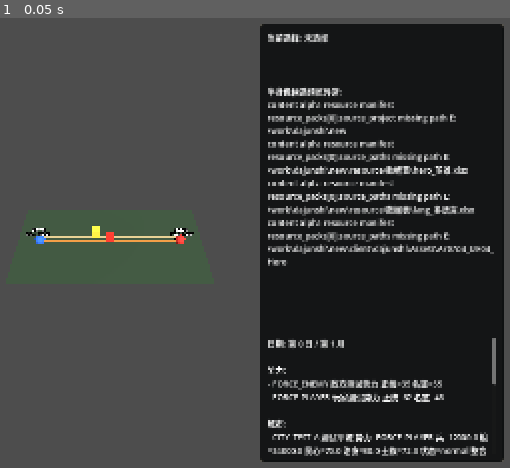
Above: before the commit, frame 1.
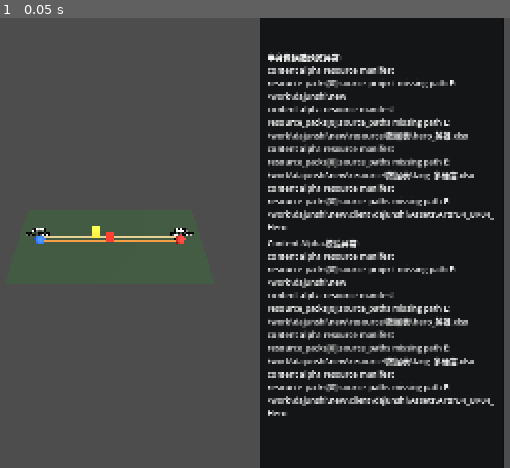
Above: after the commit, the same moment.

Repository: a625361278-cpu/Prosperity-and-Peril
Game: Godot game, scene res://scenes/main.tscn
Same seed, same stepped clock (60 frames per second), same inputs: the game is played once before the commit and once after it.
Inputs:
- Up to frame 1 (0.05 s): no input

The runs differ from the first frame. In frame 1, 16% of the frame differs, in the area x 50-99%, y 0-100%.

Commit message:
feat(ui): 显示 Content Alpha 校验摘要

Diff:
--- a/scenes/hero_portrait_preview_panel.tscn
+++ b/scenes/hero_portrait_preview_panel.tscn
@@ -16,6 +16,13 @@
 text = "半身像候选预览: 待加载"
 autowrap_mode = 3
 
+[node name="ContentAlphaValidationText" type="Label" parent="."]
+custom_minimum_size = Vector2(380, 42)
+layout_mode = 2
+size_flags_horizontal = 3
+text = "Content Alpha 校验: 待加载"
+autowrap_mode = 3
+
 [node name="PortraitPreviewImage" type="TextureRect" parent="."]
 custom_minimum_size = Vector2(148, 120)
 layout_mode = 2
--- a/scripts/ui/hero_portrait_preview_panel.gd
+++ b/scripts/ui/hero_portrait_preview_panel.gd
@@ -1,5 +1,6 @@
 extends VBoxContainer
 
+const ContentAlphaValidationRunner = preload("res://scripts/data/content_alpha_validation_runner.gd")
 const HeroPortraitPackLoader = preload("res://scripts/data/hero_portrait_pack_loader.gd")
 const HeroPortraitPreviewPresenter = preload("res://scripts/ui/hero_portrait_preview_presenter.gd")
 const HeroPortraitTextureLoader = preload("res://scripts/ui/hero_portrait_texture_loader.gd")
@@ -7,6 +8,7 @@
 const HERO_PORTRAIT_PREVIEW_LIMIT := 3
 
 @onready var _preview_label: Label = $PortraitPreviewText
+@onready var _validation_label: Label = $ContentAlphaValidationText
 @onready var _preview_image: TextureRect = $PortraitPreviewImage
 
 
@@ -37,6 +39,14 @@
 			"errors": texture_result.errors,
 		}
 	set_preview_texture(texture_result.texture)
+	var validation_result: Dictionary = ContentAlphaValidationRunner.validate_default_content()
+	if not validation_result.ok:
+		_show_error(validation_result.errors)
+		return {
+			"ok": false,
+			"errors": validation_result.errors,
+		}
+	set_validation_summary(validation_result.summary)
 	return {
 		"ok": true,
 		"errors": [],
@@ -51,6 +61,10 @@
 	_preview_texture_rect().texture = texture
 
 
+func set_validation_summary(summary: Dictionary) -> void:
+	_validation_text().text = _format_validation_summary(summary)
+
+
 func clear_preview_texture() -> void:
 	_preview_texture_rect().texture = null
 
@@ -58,6 +72,7 @@
 func _show_error(errors: Array) -> void:
 	clear_preview_texture()
 	_preview_text().text = "半身像候选预览异常:\n%s" % "\n".join(errors)
+	_validation_text().text = "Content Alpha 校验异常:\n%s" % "\n".join(errors)
 
 
 func _format_preview(rows: Array) -> String:
@@ -71,12 +86,30 @@
 	return "\n".join(lines)
 
 
+func _format_validation_summary(summary: Dictionary) -> String:
+	return "Content Alpha 校验: 资源包=%s 英雄=%s 预览=%s 首图=%s %s %sx%s" % [
+		str(summary.pack_id),
+		str(summary.indexed_heroes),
+		str(summary.preview_rows),
+		str(summary.first_hero_id),
+		str(summary.first_hero_name_cn),
+		str(summary.first_texture_width),
+		str(summary.first_texture_height),
+	]
+
+
 func _preview_text() -> Label:
 	if _preview_label != null:
 		return _preview_label
 	return get_node("PortraitPreviewText") as Label
 
 
+func _validation_text() -> Label:
+	if _validation_label != null:
+		return _validation_label
+	return get_node("ContentAlphaValidationText") as Label
+
+
 func _preview_texture_rect() -> TextureRect:
 	if _preview_image != null:
 		return _preview_image
--- a/tests/test_debug_panel_layout.gd
+++ b/tests/test_debug_panel_layout.gd
@@ -85,9 +85,13 @@
 	var panel: Control = scene.instantiate()
 	get_root().add_child(panel)
 	var preview_text := panel.get_node_or_null("PanelBackground/MarginContainer/VBoxContainer/HeroPortraitPreviewPanel/PortraitPreviewText")
+	var validation_text := panel.get_node_or_null("PanelBackground/MarginContainer/VBoxContainer/HeroPortraitPreviewPanel/ContentAlphaValidationText")
 	if preview_text == null:
 		panel.queue_free()
 		return {"ok": false, "message": "PortraitPreviewText missing"}
+	if validation_text == null:
+		panel.queue_free()
+		return {"ok": false, "message": "ContentAlphaValidationText missing"}
 	if preview_text.custom_minimum_size.y < 80.0:
 		panel.queue_free()
 		return {"ok": false, "message": "PortraitPreviewText height is too small"}
--- a/tests/test_hero_portrait_preview_panel.gd
+++ b/tests/test_hero_portrait_preview_panel.gd
@@ -26,8 +26,9 @@
 		return panel
 	var root: VBoxContainer = panel.node
 	var text := root.get_node_or_null("PortraitPreviewText")
+	var validation_text := root.get_node_or_null("ContentAlphaValidationText")
 	var image := root.get_node_or_null("PortraitPreviewImage")
-	if text == null or image == null:
+	if text == null or validation_text == null or image == null:
 		root.queue_free()
 		return {"ok": false, "message": "portrait preview panel nodes missing"}
 	if image.texture != null:
@@ -49,6 +50,19 @@
 	if not text.text.contains("2000501 赵云 halfBody=UI_gj_gg_basemap_hero_1004"):
 		root.queue_free()
 		return {"ok": false, "message": "panel did not format audited portrait row"}
+	root.set_validation_summary({
+		"pack_id": "candidate_hero_portraits",
+		"indexed_heroes": 426,
+		"preview_rows": 3,
+		"first_hero_id": 1001,
+		"first_hero_name_cn": "刘备",
+		"first_texture_width": 1300,
+		"first_texture_height": 1080,
+	})
+	var validation_text: Label = root.get_node("ContentAlphaValidationText")
+	if not validation_text.text.contains("资源包=candidate_hero_portraits 英雄=426 预览=3 首图=1001 刘备 1300x1080"):
+		root.queue_free()
+		return {"ok": false, "message": "panel did not format content alpha validation summary"}
 	var image := Image.create(2, 2, false, Image.FORMAT_RGBA8)
 	image.fill(Color(0.0, 1.0, 0.0, 1.0))
 	root.set_preview_texture(ImageTexture.create_from_image(image))
@@ -78,6 +92,10 @@
 	if not text.text.contains("1001 刘备 halfBody=UI_gj_gg_basemap_hero_1001"):
 		root.queue_free()
 		return {"ok": false, "message": "default preview text missing first audited row"}
+	var validation_text: Label = root.get_node("ContentAlphaValidationText")
+	if not validation_text.text.contains("资源包=candidate_hero_portraits 英雄=426 预览=3 首图=1001 刘备 1300x1080"):
+		root.queue_free()
+		return {"ok": false, "message": "default preview validation summary missing"}
 	if image.texture == null:
 		root.queue_free()
 		return {"ok": false, "message": "default preview image texture missing"}
Not shown, changed: docs/ContentAlpha_任务列表.md
